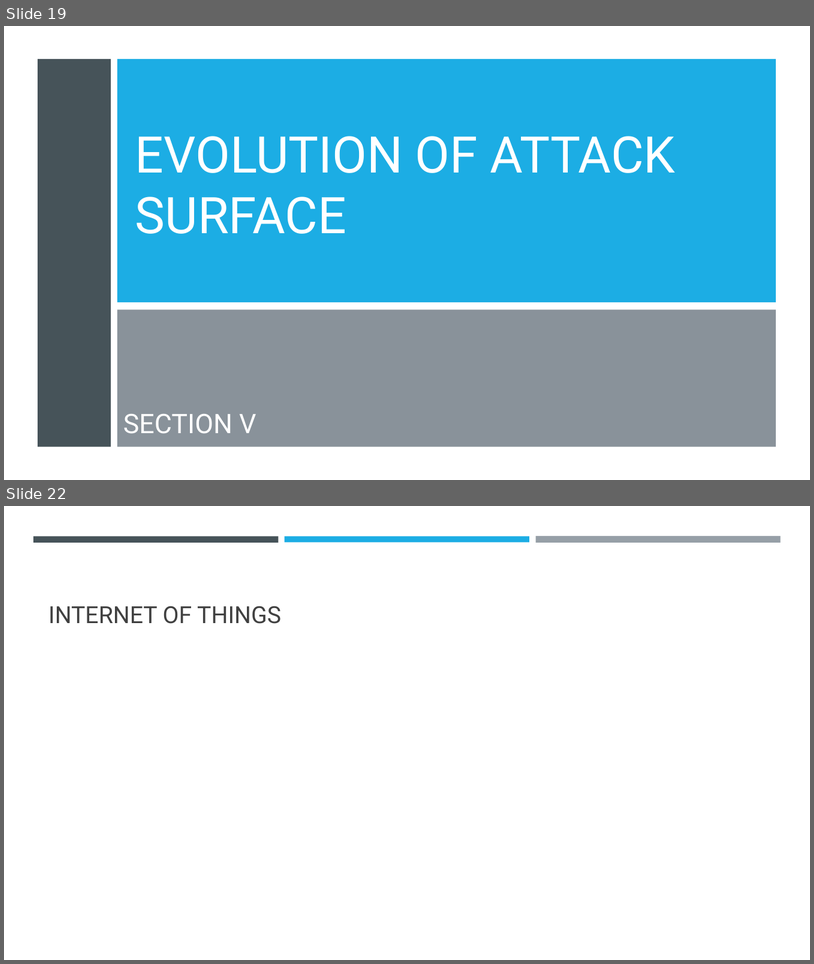
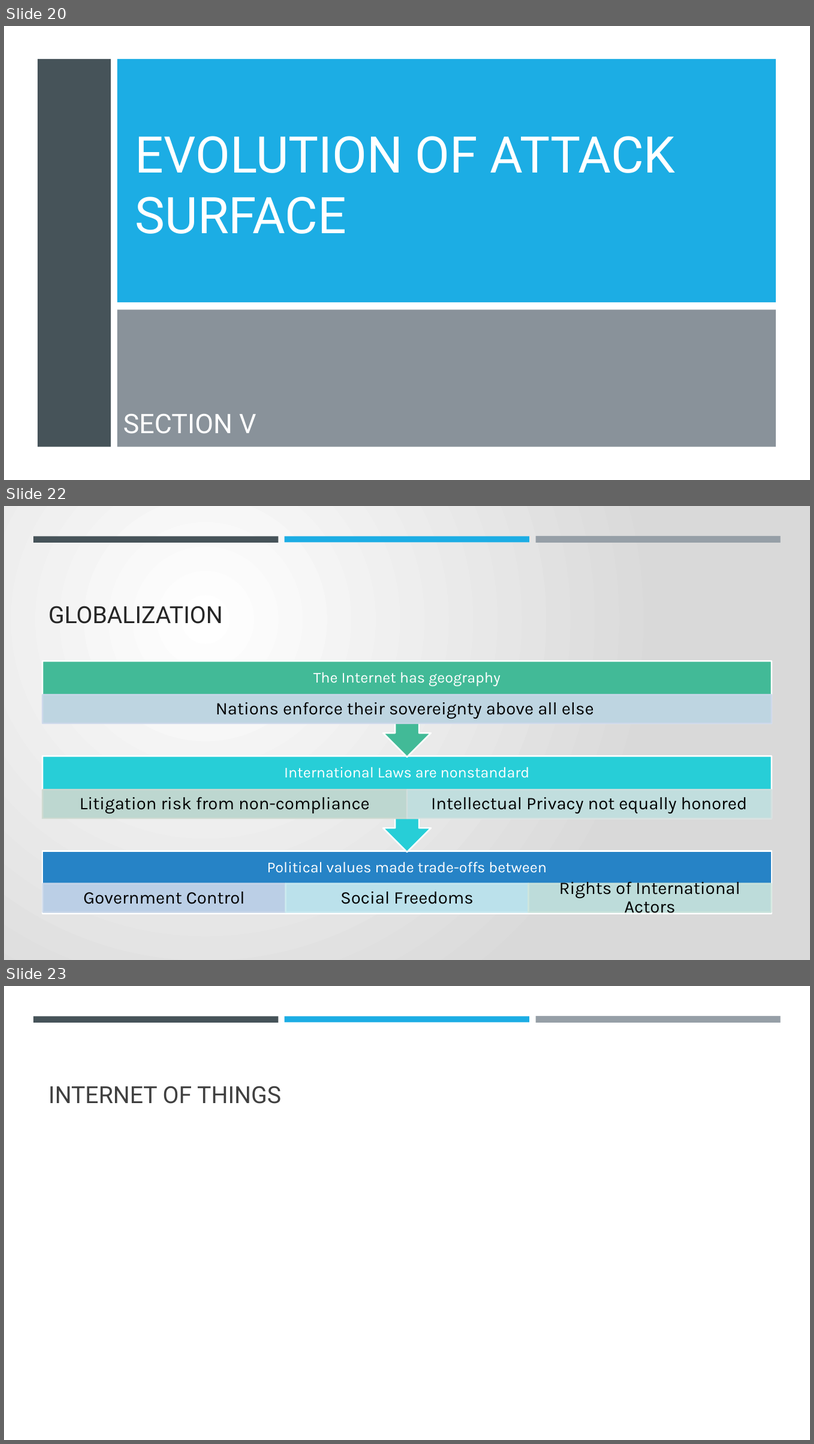
Before and after one commit to dr-natetorious/TIM-8301-Principals_of_CyberSecurity, a slide deck: Week8_OrgNeedsPresentation/BachmeierNTIM8301-8.pptx. Shown one above the other, each under a label of ours: slides 19 and 22 before the commit, slides 20, 22 and 23 after it; the slides between them are not shown. The pictures are 814x964 and 814x1444 pixels, drawn with LibreOffice and Linux fonts; fonts in the diff are those of the drawing. Boxes give left, top, right and bottom in pixels: in the first picture for what was removed or moved away, otherwise in the second. Text is boxed around its words. In the diff, an @@ line names an element or a change of style, - is before the commit and + after.

```diff
--- a/Week8_OrgNeedsPresentation/BachmeierNTIM8301-8.pptx
+++ b/Week8_OrgNeedsPresentation/BachmeierNTIM8301-8.pptx
@@ slide 22 added at (4, 506, 810, 960), background gradient #FFFFFF to #D9D9D9; not listed: 3 template elements that a slide beside it also shows @@
@@ title added at (48, 606, 223, 624), 28 pt, text #262626 @@
+GLOBALIZATION
@@ group added at (43, 661, 772, 914): 9 texts, 7 rectangles, 2 up arrow callouts @@
+Political values made trade-offs between
+Government Control
+Social Freedoms
+Rights of International Actors
+International Laws are nonstandard
+Litigation risk from non-compliance
+Intellectual Privacy not equally honored
+The Internet has geography
+Nations enforce their sovereignty above all else
@@ what was slide 19 is now slide 20 @@
@@ what was slide 22 is now slide 23 @@
```
Also in this commit, not shown: 4 slides changed, 6 other slides added, 6 slides removed, 1 other file.
